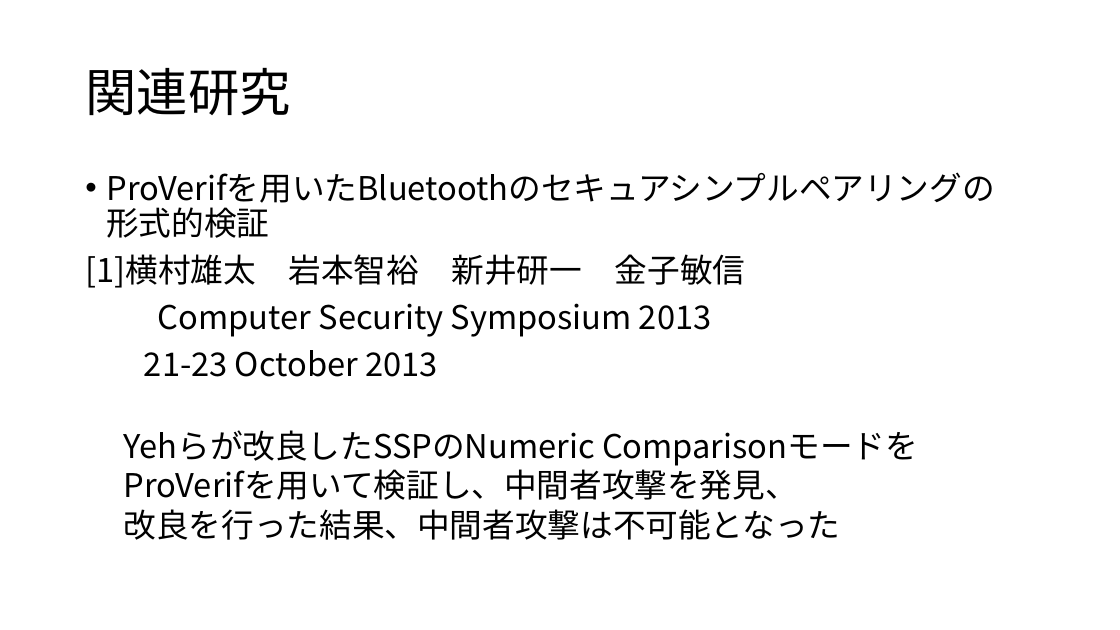
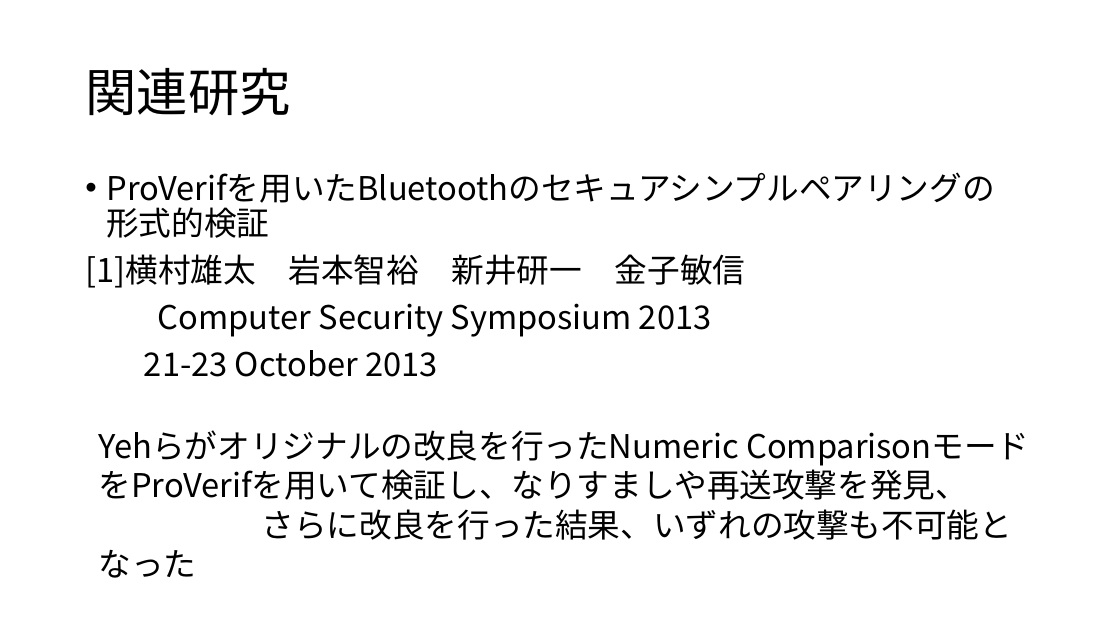
Before and after one commit to kyuto07/sotsuken, a slide deck: slide 7 of 発表資料_218K6023_河合悠斗.pptx (slide 8 before the commit). Drawn at 1120x630 pixels with LibreOffice and Linux fonts; fonts in the diff are those of the drawing. Boxes give left, top, right and bottom in pixels: in the first picture for what was removed or moved away, otherwise in the second. Text is boxed around its words. In the diff, an @@ line names an element or a change of style, - is before the commit and + after.

```diff
--- a/発表資料_218K6023_河合悠斗.pptx
+++ b/発表資料_218K6023_河合悠斗.pptx
@@ text at (x1=99, y1=430, x2=1012, y2=540): text changed @@
-Yehらが改良したSSPのNumeric ComparisonモードをProVerifを用いて検証し、中間者攻撃を発見、 改良を行った結果、中間者攻撃は不可能となった
+Yehらがオリジナルの改良を行ったNumeric ComparisonモードをProVerifを用いて検証し、なりすましや再送攻撃を発見、 さらに改良を行った結果、いずれの攻撃も不可能となった
```
Also in this commit, not shown: 5 other slides changed, 1 slide added, 1 slide removed.
